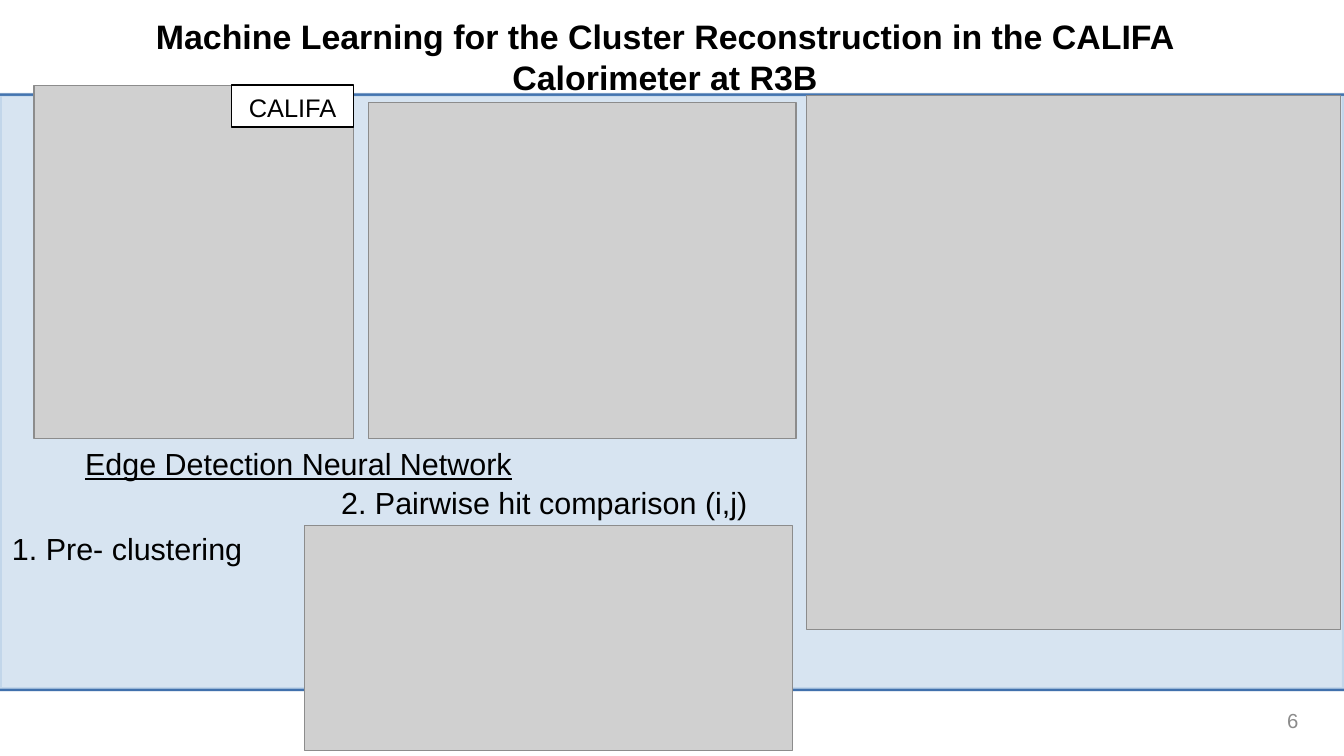
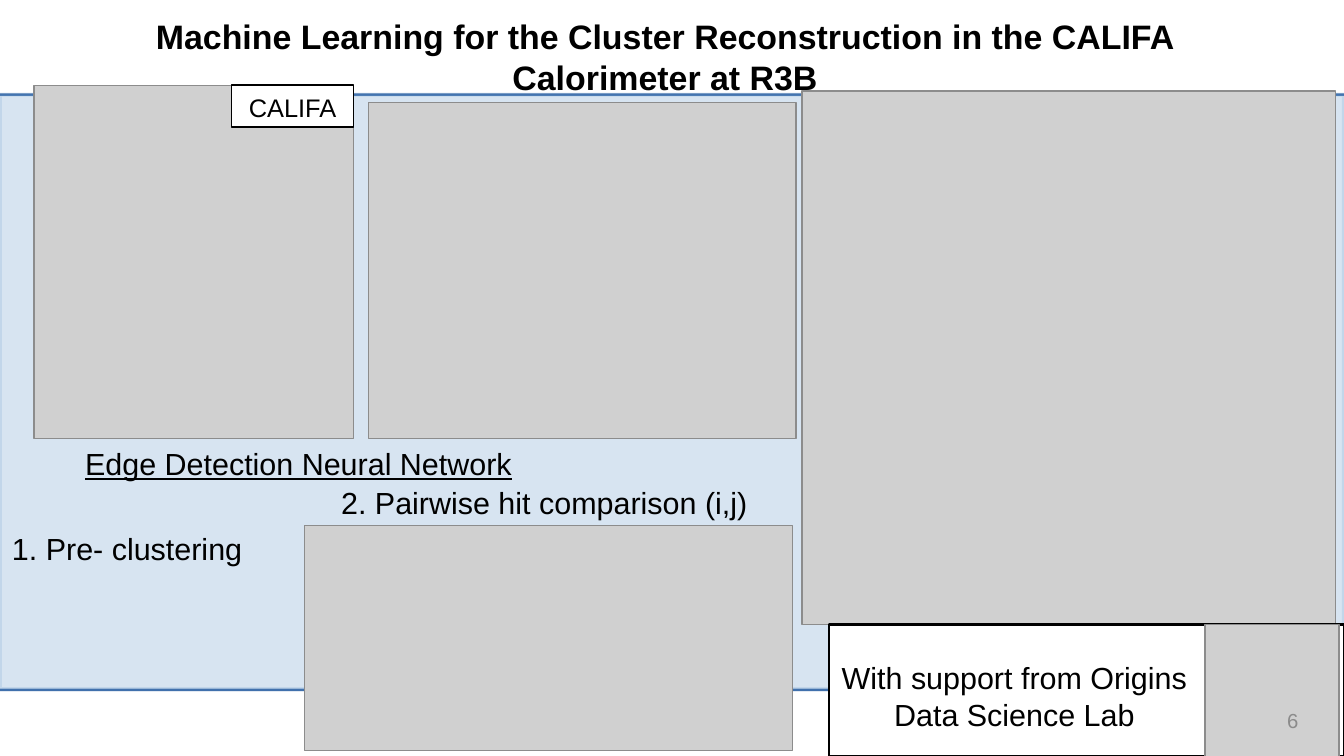
Before and after one commit to jenegger/phd_thesis, a slide deck: slide 6 of other/umlauf_folien.odp. Drawn at 1344x756 pixels with LibreOffice and Linux fonts; fonts in the diff are those of the drawing; grey boxes stand for pictures; background and template pictures are left out. Boxes give left, top, right and bottom in pixels: in the first picture for what was removed or moved away, otherwise in the second. Text is boxed around its words. In the diff, an @@ line names an element or a change of style, - is before the commit and + after.

```diff
--- a/other/umlauf_folien.odp
+++ b/other/umlauf_folien.odp
@@ picture: place and size @@
-picture at (807,96,1342,631)
+picture at (802,91,1337,626)
@@ rectangle added at (829,624,1344,756), fill #FFFFFF, outline #000000 1.5 pt @@
@@ picture added at (1205,624,1339,756) @@
@@ text added at (842,667,1186,727), 18 pt, text #000000 @@
+With support from Origins Data Science Lab
```
Also in this commit, not shown: 1 other file.
